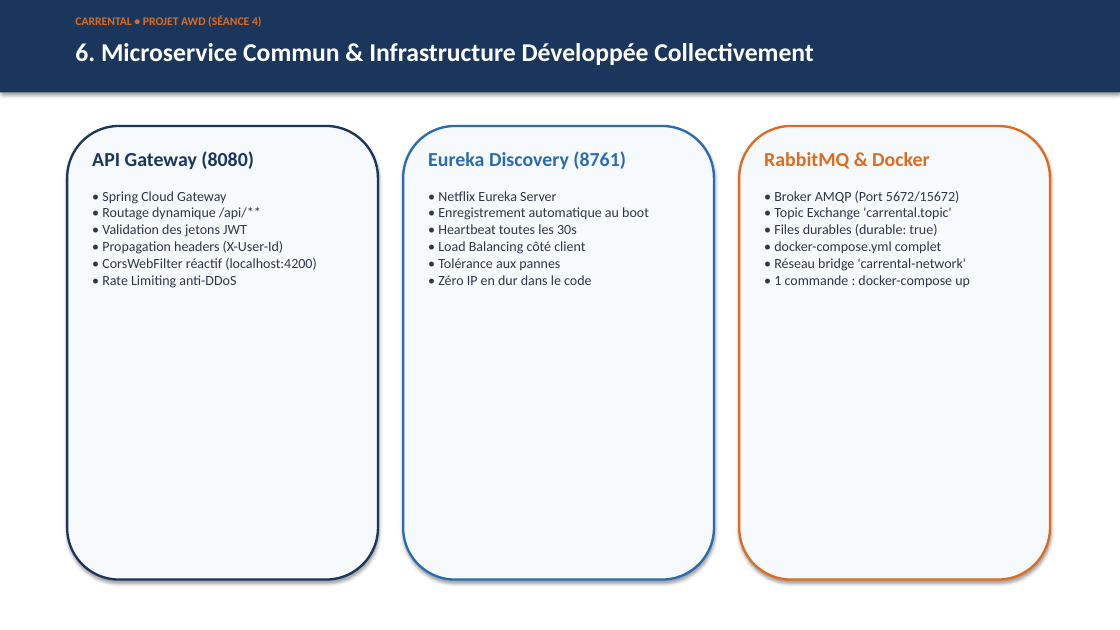
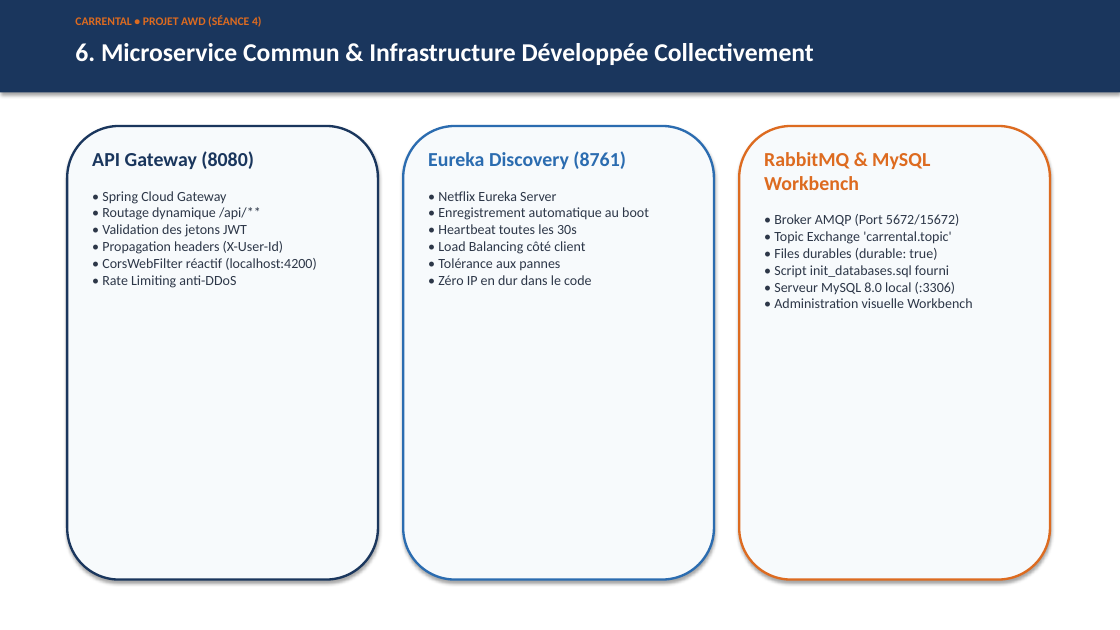
Before and after one commit to rayansayari/awd, a slide deck: slide 13 of Documentation/Presentation/Presentation_Seance4_CarRental.pptx. Drawn at 1120x630 pixels with LibreOffice and Linux fonts; fonts in the diff are those of the drawing. Boxes give left, top, right and bottom in pixels: in the first picture for what was removed or moved away, otherwise in the second. Text is boxed around its words. In the diff, an @@ line names an element or a change of style, - is before the commit and + after.

Commit message:
refactor(infra): replace Docker with local execution and MySQL Workbench initialization script

```diff
--- a/Documentation/Presentation/Presentation_Seance4_CarRental.pptx
+++ b/Documentation/Presentation/Presentation_Seance4_CarRental.pptx
@@ text at (764,152,972,308): text changed @@
-RabbitMQ & Docker
-• Broker AMQP (Port 5672/15672)
-• Topic Exchange 'carrental.topic'
-• Files durables (durable: true)
-• docker-compose.yml complet
-• Réseau bridge 'carrental-network'
-• 1 commande : docker-compose up
+RabbitMQ & MySQL Workbench
+• Broker AMQP (Port 5672/15672)
+• Topic Exchange 'carrental.topic'
+• Files durables (durable: true)
+• Script init_databases.sql fourni
+• Serveur MySQL 8.0 local (:3306)
+• Administration visuelle Workbench
```
Also in this commit, not shown: 15 other files.
